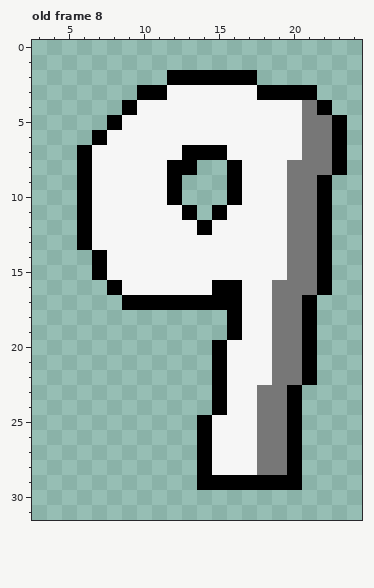
Pixel-art file: asset shit/hud gfx/combo font/combo font.aseprite. The first picture shows the starting point.
29x33 pixels, 9 frames. Shown: old frame 8: x 3..24, y 0..31. The commit also changed other frames, which this record leaves out.
New version:
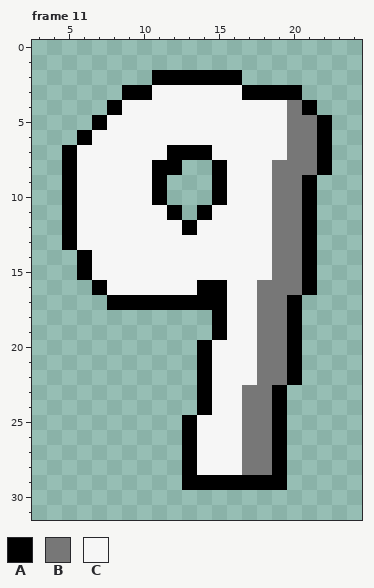
Palette (. is transparent): A #000000  B #777777  C #f6f6f6
A new or re-ordered frame is compared with the old frame closest to it.
The exact change:
frames re-ordered
Frame 11 against old frame 8, layer "Layer 1":
There is now colour A in row 2 at x 11; in row 3 at x 9; in row 4 at x 8; in row 5 at x 7; in row 6 at x 6; in row 7 at x 5.
There is now colour A in rows 8 to 10 at x 5 and 15; in row 11 at x 5 and 14; in rows 12 to 13 at x 5; in rows 14 to 15 at x 6; in row 16 at x 7; in row 17 at x 8.
There is now colour A in rows 18 to 19 at x 15; in rows 20 to 24 at x 14; in rows 25 to 29 at x 13.
The edit turns colour B into colour A in row 4 at x 21; in rows 5 to 8 at x 22; in rows 9 to 16 at x 21; in rows 17 to 22 at x 20; in rows 23 to 28 at x 19.
The edit turns colour C into colour A in row 3 at x 17; in row 7 at x 12; in rows 8 to 10 at x 11; in row 11 at x 12; in row 12 at x 13; in row 16 at x 14.
The edit turns colour C into colour B in rows 4 to 7 at x 20; in rows 8 to 15 at x 19; in rows 16 to 22 at x 18; in rows 23 to 28 at x 17.
The edit turns colour A into colour C in row 3 at x 11; in row 4 at x 9; in row 5 at x 8; in row 6 at x 7; in row 7 at x 6 and 15; in rows 8 to 10 at x 6 and 16.
The edit turns colour A into colour C in row 11 at x 6 and 15; in row 12 at x 6 and 14; in row 13 at x 6; in rows 14 to 15 at x 7; in row 16 at x 8 and 16; in rows 17 to 19 at x 16.
The edit turns colour A into colour C in rows 20 to 24 at x 15; in rows 25 to 28 at x 14.
Colour A is removed in row 2 at x 17; in row 3 at x 21; in row 4 at x 22; in rows 5 to 7 at x 23; in row 8 at x 13 and 23; in rows 9 to 10 at x 12 and 22.
Colour A is removed in row 11 at x 13 and 22; in rows 12 to 16 at x 22; in rows 17 to 22 at x 21; in rows 23 to 29 at x 20.
Boxes around the changes in both pictures, in picture pixels (x1, y1, x2, y2):
changed: (62, 70, 347, 490)
